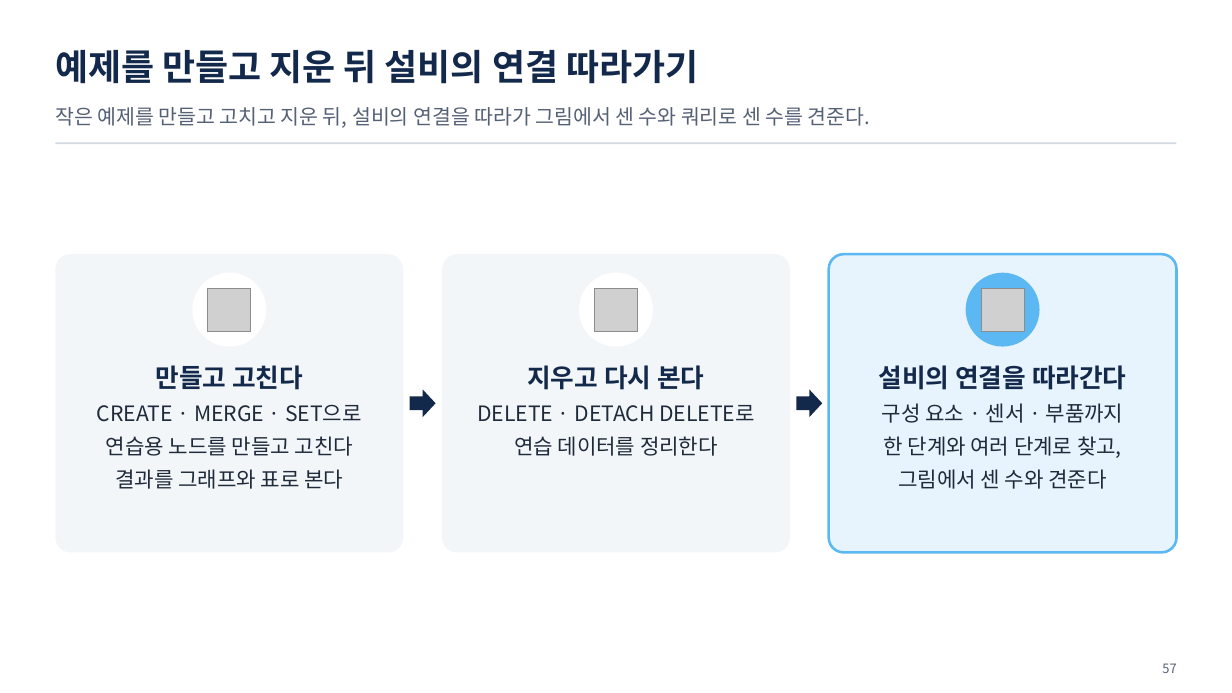
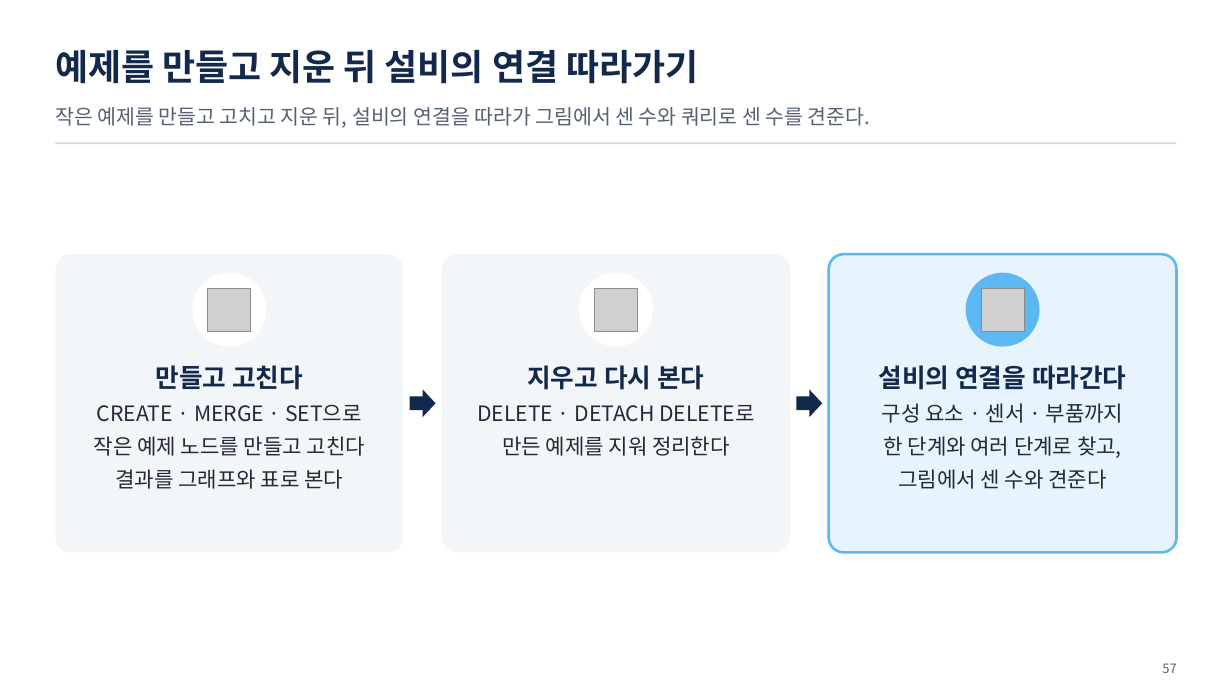
Before and after one commit to uengine-oss/hyd-iot-edu, a slide deck: slide 57 of workspace/강의제작/산출물/통합반/이론/02회차/통합반_02일차.pptx. Drawn at 1232x693 pixels with LibreOffice and Linux fonts; fonts in the diff are those of the drawing; grey boxes stand for pictures. Boxes give left, top, right and bottom in pixels: in the first picture for what was removed or moved away, otherwise in the second. Text is boxed around its words. In the diff, an @@ line names an element or a change of style, - is before the commit and + after.

```diff
--- a/workspace/강의제작/산출물/통합반/이론/02회차/통합반_02일차.pptx
+++ b/workspace/강의제작/산출물/통합반/이론/02회차/통합반_02일차.pptx
@@ text at [94, 436, 365, 456]: text changed @@
-연습용 노드를 만들고 고친다
+작은 예제 노드를 만들고 고친다
@@ text at [502, 436, 730, 456]: text changed @@
-연습 데이터를 정리한다
+만든 예제를 지워 정리한다
```
Also in this commit, not shown: 7 other files.
